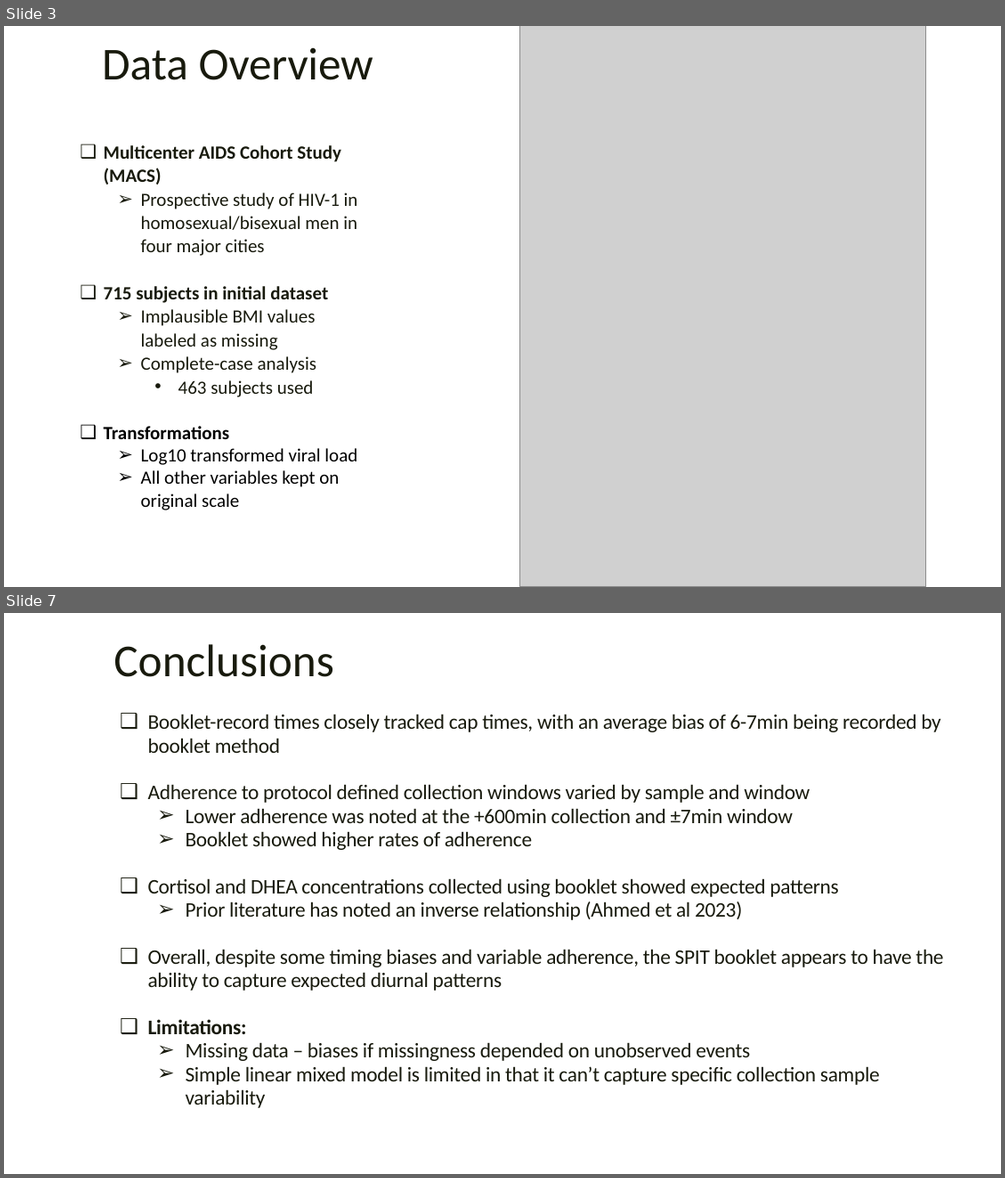
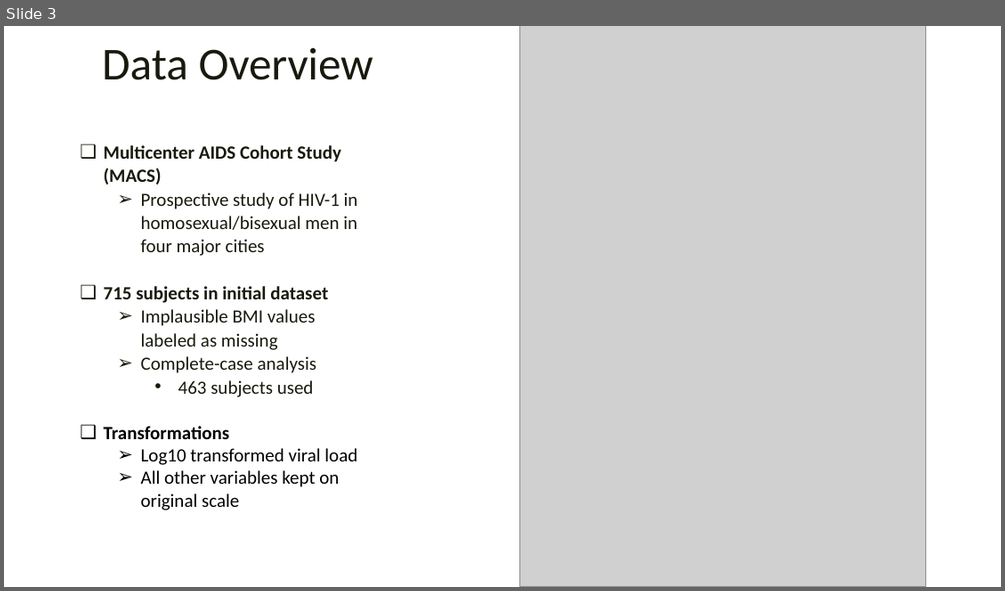
Before and after one commit to rysummers/BIOS6624-Class, a slide deck: Project1/Reports/Project1_Presentation_summers.pptx. Shown one above the other, each under a label of ours: slides 3 and 7 before the commit, slide 3 after it; the slides between them are not shown. The pictures are 1005x1178 and 1005x591 pixels, drawn with LibreOffice and Linux fonts; fonts in the diff are those of the drawing; grey boxes stand for pictures; background and template pictures are left out. Boxes give left, top, right and bottom in pixels: in the first picture for what was removed or moved away, otherwise in the second. Text is boxed around its words. In the diff, an @@ line names an element or a change of style, - is before the commit and + after.

```diff
--- a/Project1/Reports/Project1_Presentation_summers.pptx
+++ b/Project1/Reports/Project1_Presentation_summers.pptx
@@ slide 7 removed at [4,613,1001,1174], background picture (left out) @@
@@ text removed at [113,644,334,677] @@
-Conclusions
@@ text removed at [148,714,943,1108] @@
-❑ Booklet-record times closely tracked cap times, with an average bias of 6-7min being recorded by booklet method
-❑ Adherence to protocol defined collection windows varied by sample and window
-  ➢ Lower adherence was noted at the +600min collection and ±7min window
-  ➢ Booklet showed higher rates of adherence
-❑ Cortisol and DHEA concentrations collected using booklet showed expected patterns
-  ➢ Prior literature has noted an inverse relationship (Ahmed et al 2023)
-❑ Overall, despite some timing biases and variable adherence, the SPIT booklet appears to have the ability to capture expected diurnal patterns
-❑ Limitations:
-  ➢ Missing data – biases if missingness depended on unobserved events
-  ➢ Simple linear mixed model is limited in that it can’t capture specific collection sample variability
```
Also in this commit, not shown: 1 slide changed, 3 slides added, 1 other slide removed, 14 other files.
